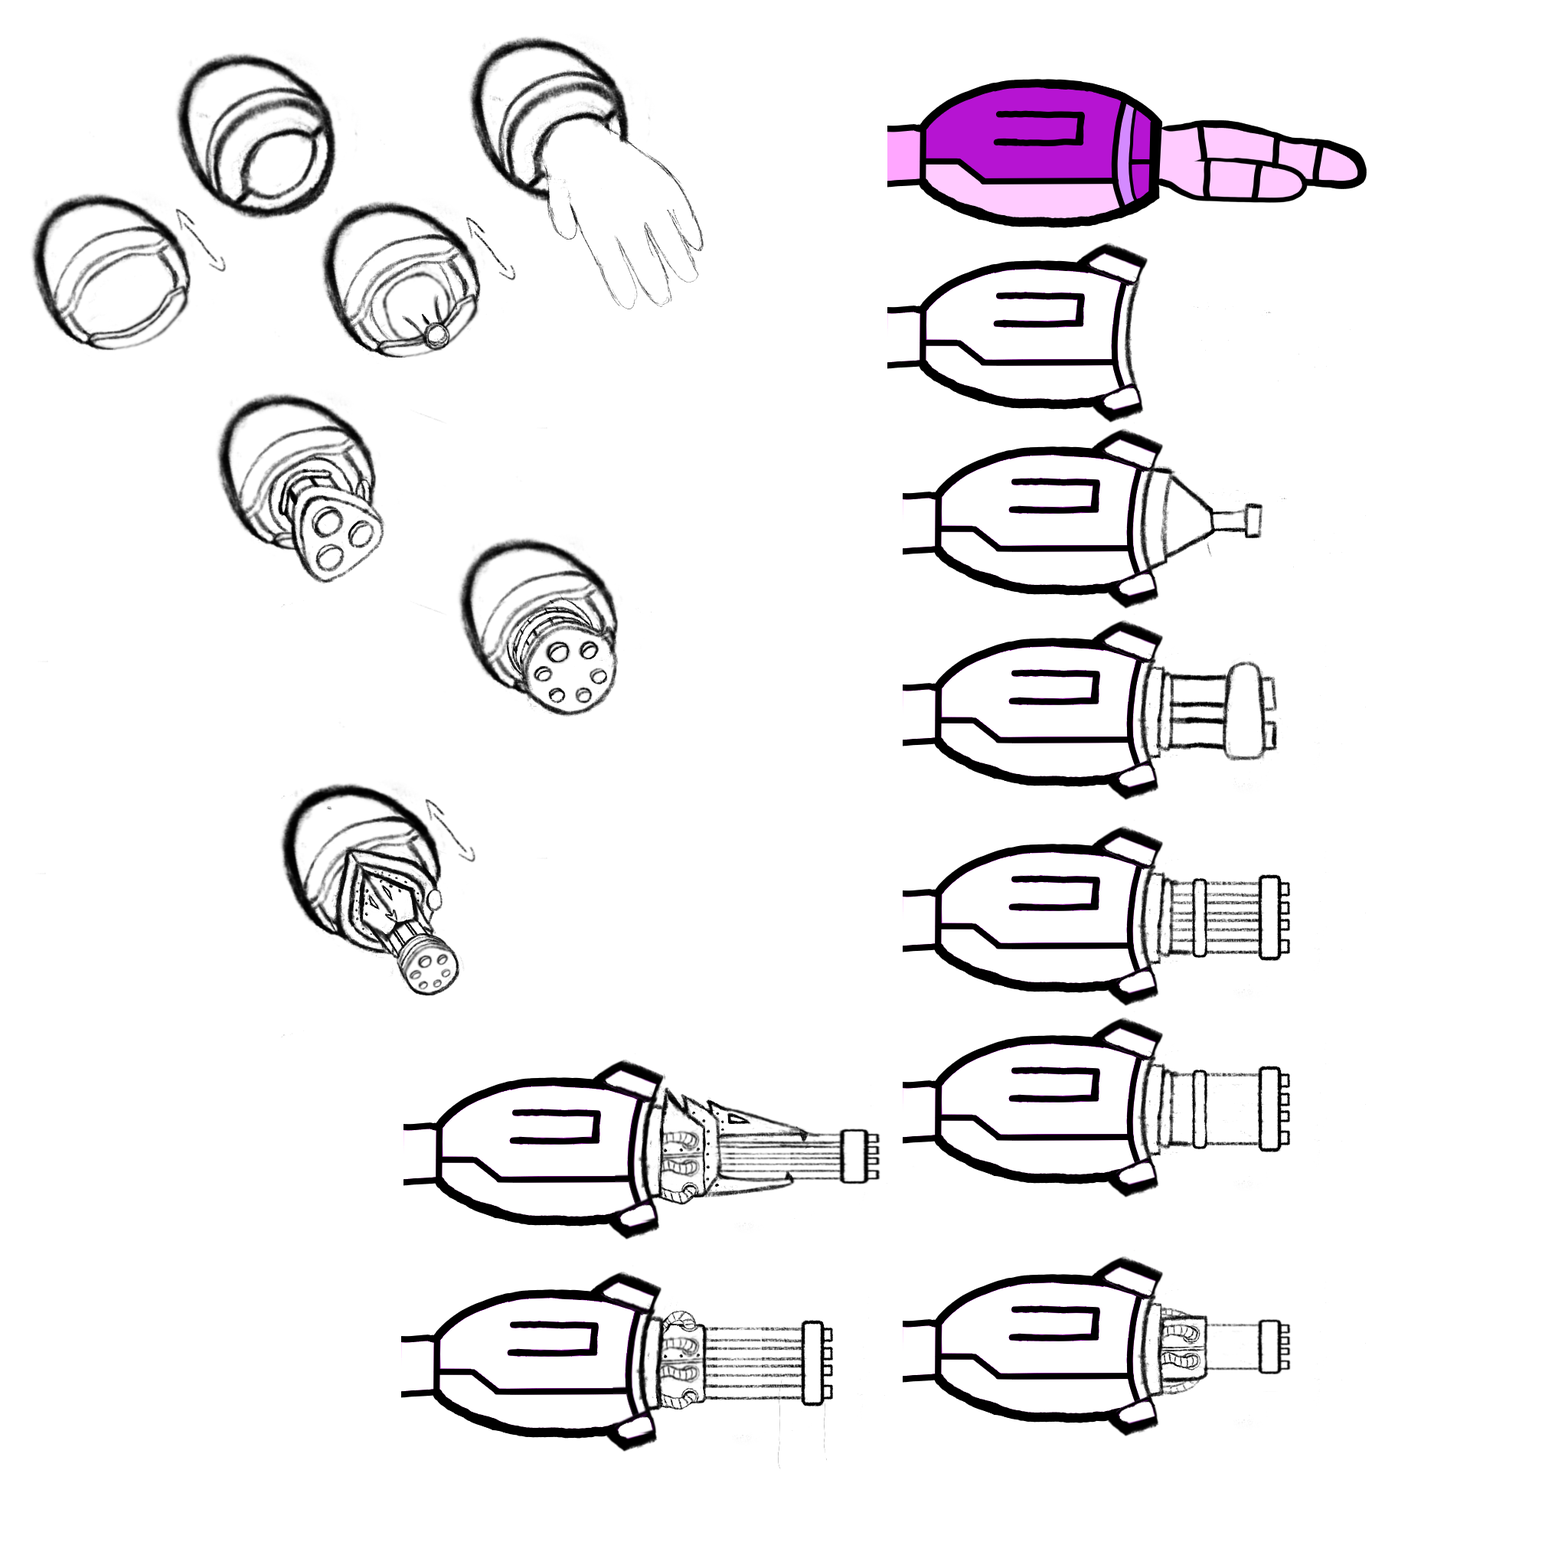
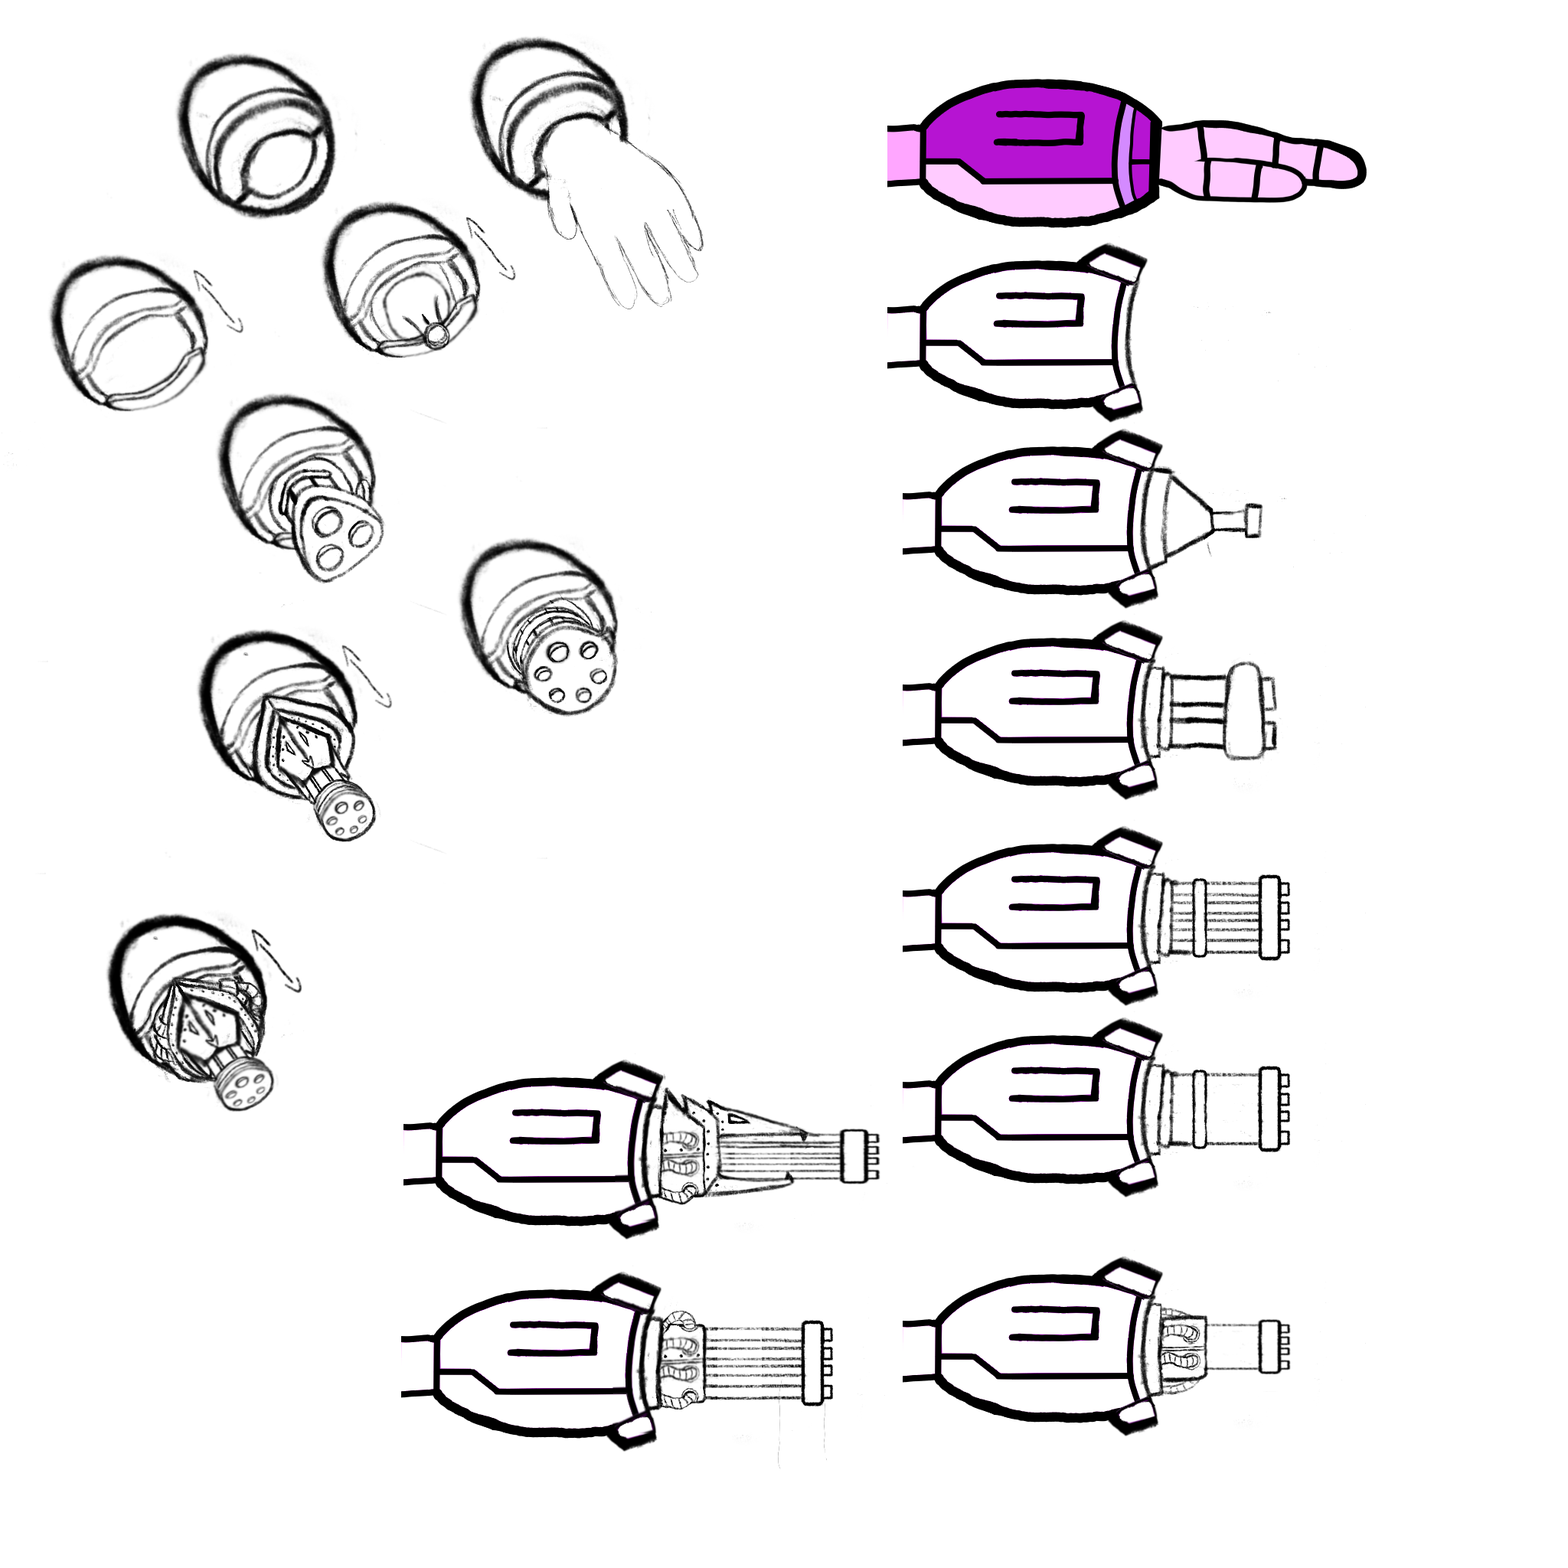
Layer changes from the first 1568 x 1568 image to the second:
painted on "Copy of Colorize Mask 1 Merged" (1st of 10) over [104, 627, 477, 1113]
painted on "Copy of Colorize Mask 1 Merged" (2nd of 10) over [104, 833, 477, 1113]
painted on "Copy of Colorize Mask 1 Merged" (3rd of 10) over [245, 784, 477, 1112]
painted on "Copy of Colorize Mask 1 Merged" (4th of 10) over [245, 571, 477, 1112]
painted on "Copy of Colorize Mask 1 Merged" (5th of 10) over [245, 571, 477, 1078]
painted on "Copy of Colorize Mask 1 Merged" (6th of 10) over [245, 571, 477, 882]
painted on "Copy of Paint Layer 1" over [147, 192, 206, 245]
painted on "Copy of Paint Layer 1 Merged" (1st of 8) over [258, 571, 262, 575]
painted on "Copy of Paint Layer 1 Merged" (2nd of 8) over [147, 294, 326, 637]
painted on "Copy of Paint Layer 1 Merged" (4th of 8) over [1, 196, 441, 1113]
added layer "Copy of Paint Layer 1 Merged" (5th of 8) above "Copy of Paint Layer 1 Merged" over [196, 637, 477, 1113]
added layer "Copy of Paint Layer 1 Merged" (6th of 8) above "Copy of Paint Layer 1 Merged" over [1, 196, 245, 469]
painted on "Copy of Paint Layer 1 Merged" (7th of 8) over [1, 131, 477, 1113]
painted on "Copy of Paint Layer 1 Merged" (8th of 8) over [392, 701, 402, 784]